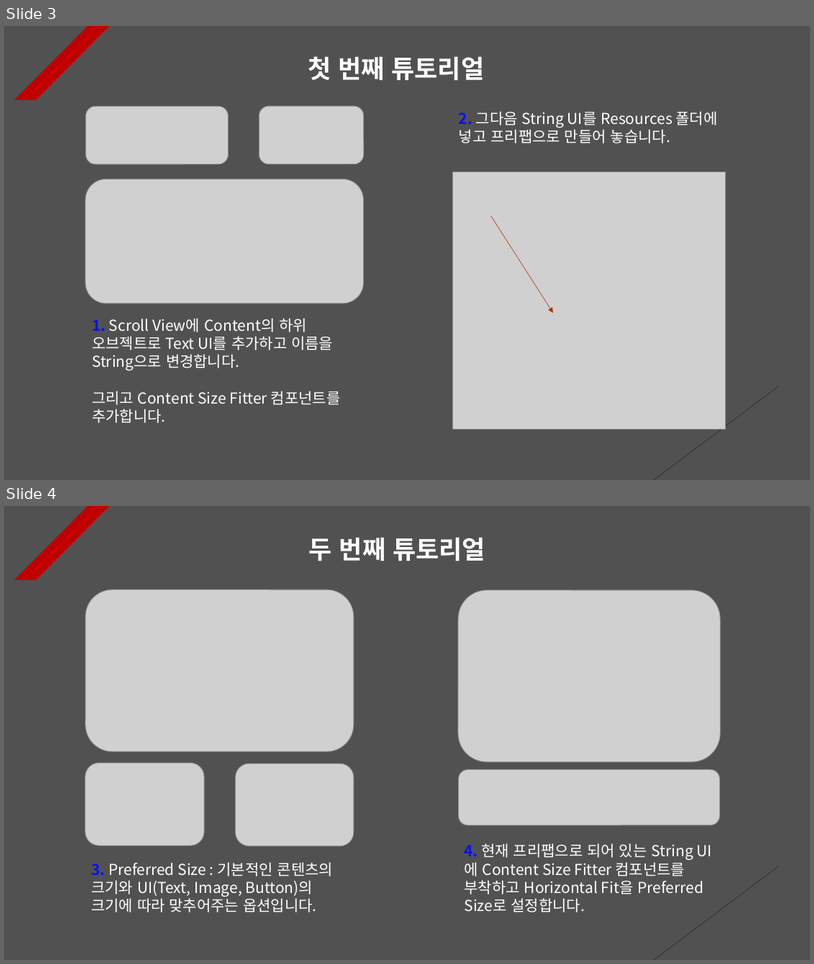
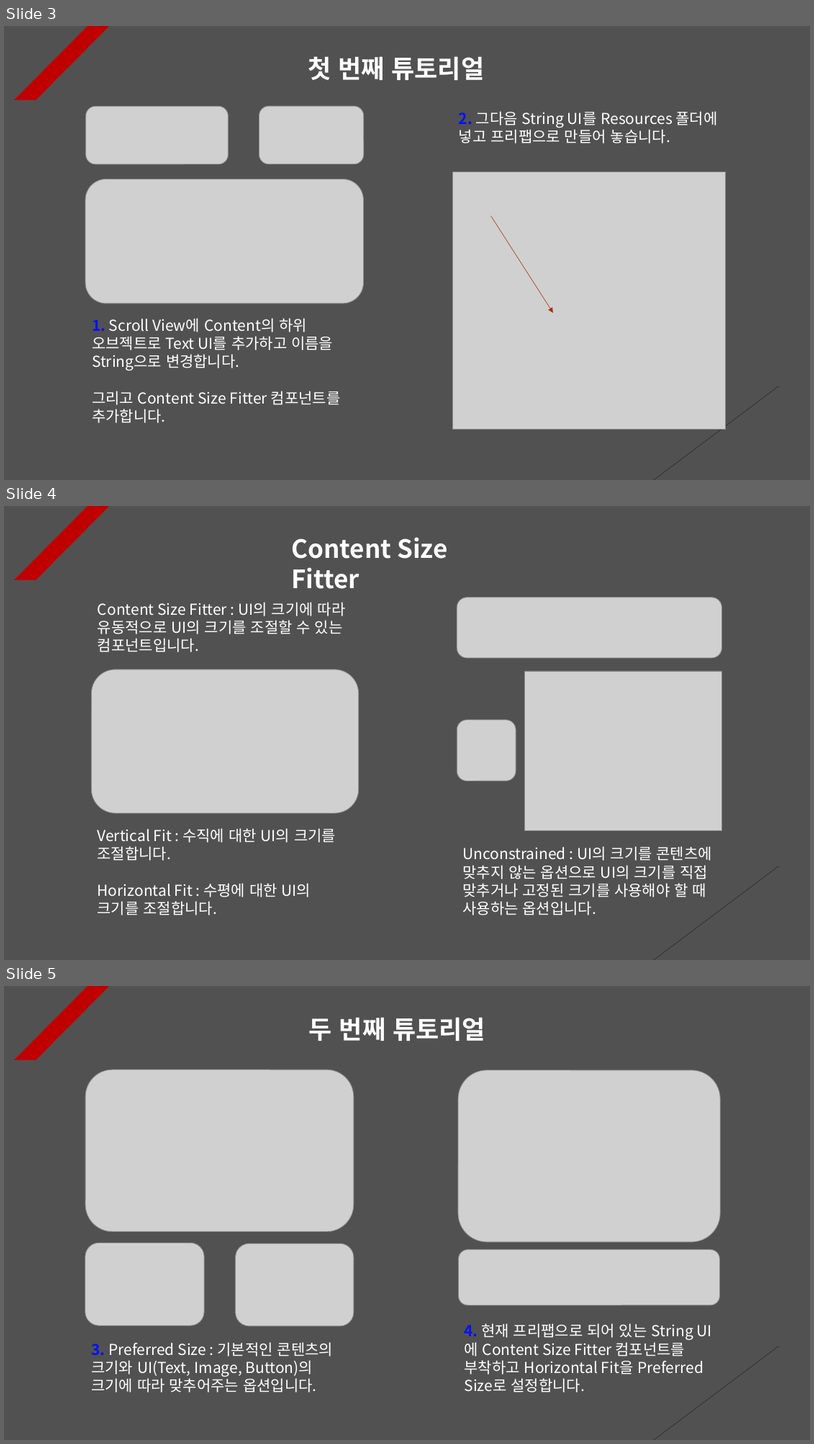
Before and after one commit to Unity2033/3D-UnityEngine, a slide deck: Assets/Class/Photon Server/PPT Data/Photon RPC.pptx. Shown one above the other, each under a label of ours: slides 3 and 4 before the commit, slides 3, 4 and 5 after it. The pictures are 814x964 and 814x1444 pixels, drawn with LibreOffice and Linux fonts; fonts in the diff are those of the drawing; grey boxes stand for pictures. Boxes give left, top, right and bottom in pixels: in the first picture for what was removed or moved away, otherwise in the second. Text is boxed around its words. In the diff, an @@ line names an element or a change of style, - is before the commit and + after.

```diff
--- a/Assets/Class/Photon Server/PPT Data/Photon RPC.pptx
+++ b/Assets/Class/Photon Server/PPT Data/Photon RPC.pptx
@@ slide 4 added at bbox=[4, 506, 810, 960], background #515151; not listed: 2 template elements that a slide beside it also shows @@
@@ text added at bbox=[292, 537, 448, 589], 30 pt, text #FFFFFF, bold @@
+Content Size Fitter
@@ text added at bbox=[98, 602, 346, 652], 18 pt, text #FFFFFF @@
+Content Size Fitter : UI의 크기에 따라 유동적으로 UI의 크기를 조절할 수 있는 컴포넌트입니다.
@@ picture added at bbox=[457, 597, 722, 658] @@
@@ picture added at bbox=[92, 669, 359, 813] @@
@@ picture added at bbox=[525, 671, 722, 831] @@
@@ picture added at bbox=[457, 720, 516, 780] @@
@@ text added at bbox=[98, 828, 336, 915], 18 pt, text #FFFFFF @@
+Vertical Fit : 수직에 대한 UI의 크기를 조절합니다.
+Horizontal Fit : 수평에 대한 UI의 크기를 조절합니다.
@@ text added at bbox=[463, 846, 712, 915], 18 pt, text #FFFFFF @@
+Unconstrained : UI의 크기를 콘텐츠에 맞추지 않는 옵션으로 UI의 크기를 직접 맞추거나 고정된 크기를 사용해야 할 때 사용하는 옵션입니다.
@@ what was slide 4 is now slide 5 @@
```
Also in this commit, not shown: 1 other slide added, 5 other files.
